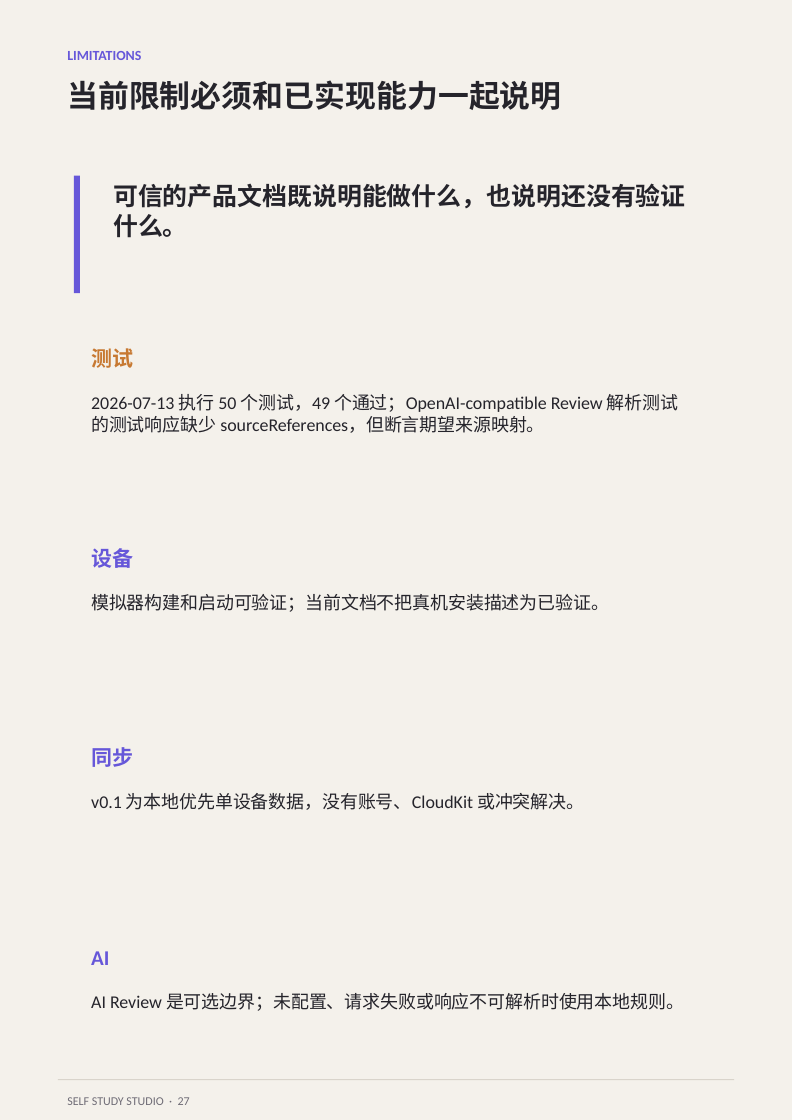
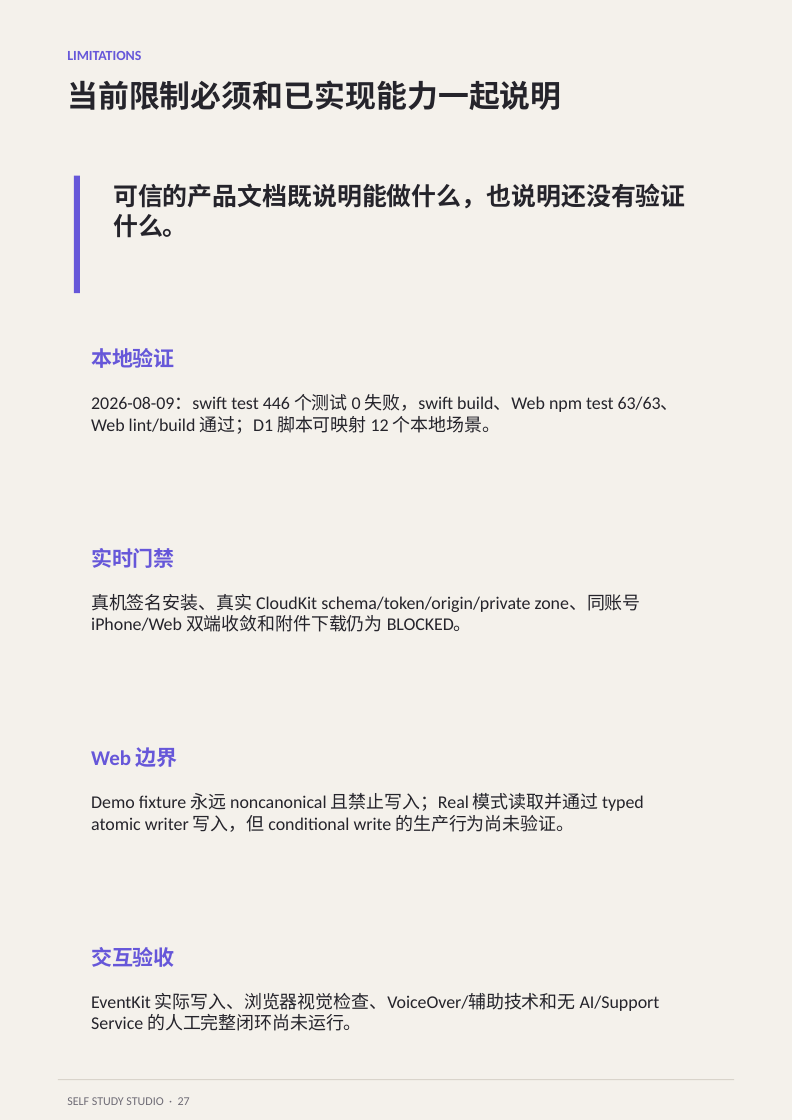
Before and after one commit to Panhe-C/self-study-studio, a slide deck: slide 27 of docs/product-guide/self-study-studio-product-guide-a4.pptx. Drawn at 792x1120 pixels with LibreOffice and Linux fonts; fonts in the diff are those of the drawing. Boxes give left, top, right and bottom in pixels: in the first picture for what was removed or moved away, otherwise in the second. Text is boxed around its words. In the diff, an @@ line names an element or a change of style, - is before the commit and + after.

```diff
--- a/docs/product-guide/self-study-studio-product-guide-a4.pptx
+++ b/docs/product-guide/self-study-studio-product-guide-a4.pptx
@@ text at box(91, 348, 175, 368): text changed; text colour #C77932 to #6657D9 @@
-测试
+本地验证
@@ text at box(91, 394, 679, 434): text changed @@
-2026-07-13 执行 50 个测试，49 个通过；OpenAI-compatible Review 解析测试的测试响应缺少 sourceReferences，但断言期望来源映射。
+2026-08-09：swift test 446 个测试 0 失败，swift build、Web npm test 63/63、Web lint/build 通过；D1 脚本可映射 12 个本地场景。
@@ text at box(91, 548, 175, 568): text changed @@
-设备
+实时门禁
@@ text at box(91, 594, 641, 632): text changed @@
-模拟器构建和启动可验证；当前文档不把真机安装描述为已验证。
+真机签名安装、真实 CloudKit schema/token/origin/private zone、同账号 iPhone/Web 双端收敛和附件下载仍为 BLOCKED。
@@ text at box(91, 747, 178, 767): text changed @@
-同步
+Web 边界
@@ text at box(91, 793, 644, 832): text changed @@
-v0.1 为本地优先单设备数据，没有账号、CloudKit 或冲突解决。
+Demo fixture 永远 noncanonical 且禁止写入；Real 模式读取并通过 typed atomic writer 写入，但 conditional write 的生产行为尚未验证。
@@ text at box(91, 947, 175, 967): text changed @@
-AI
+交互验收
@@ text at box(91, 993, 660, 1031): text changed @@
-AI Review 是可选边界；未配置、请求失败或响应不可解析时使用本地规则。
+EventKit 实际写入、浏览器视觉检查、VoiceOver/辅助技术和无 AI/Support Service 的人工完整闭环尚未运行。
```
Also in this commit, not shown: 15 other slides changed, 40 other files.
